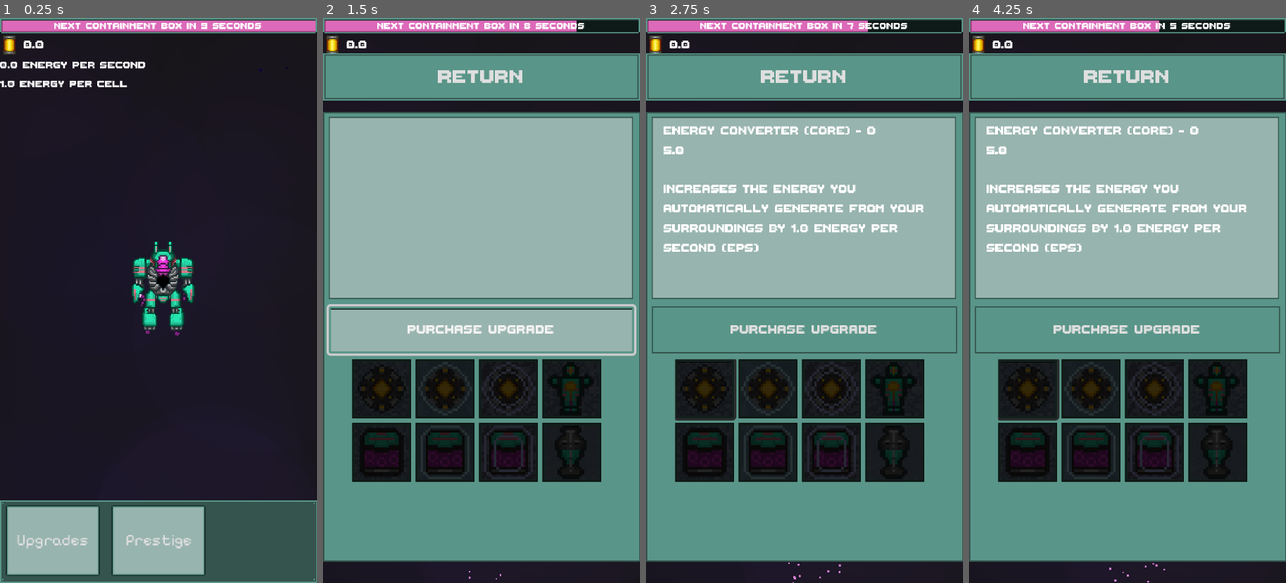
Above: before the commit, frames 1-4 (left to right).
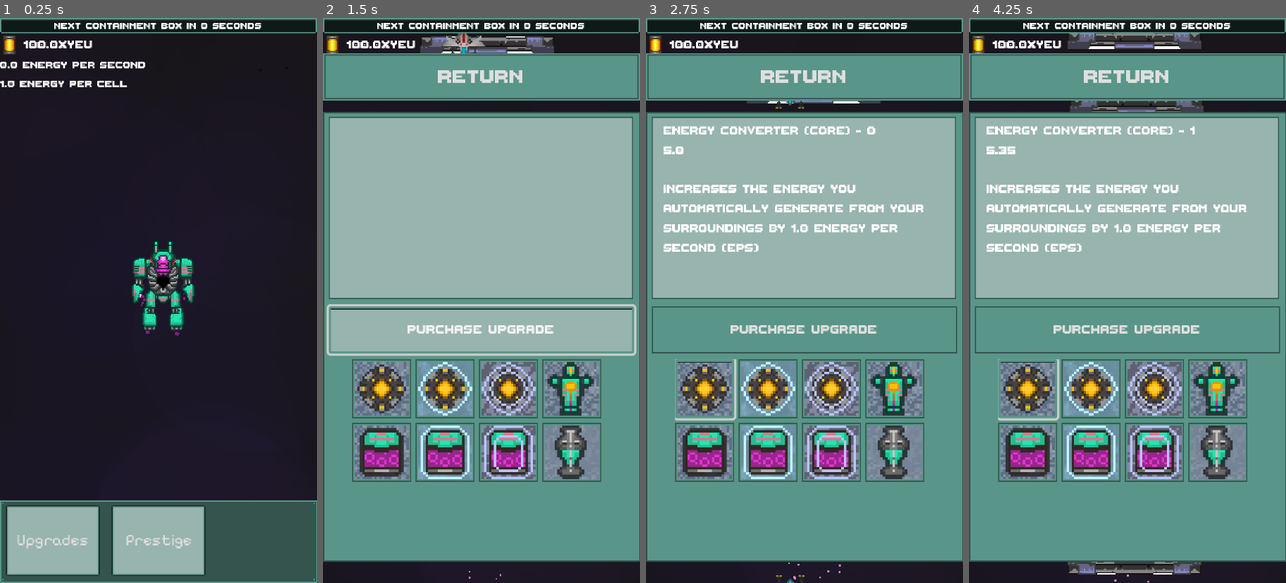
Above: after the commit, the same moments.

Repository: MightyPossum/Kabal-GameJam-2025
Game: Godot game, scene res://assets/scenes/GameScene.tscn
The game is run twice, just before and just after one commit, with the same random seed, the same clock (stepped at 60 frames per second) and the same inputs.
Inputs (mouse positions are in pixels of both pictures, inside the frame that each line leads up to):
- Up to frame 1 (0.25 s): no input
- Up to frame 2 (1.5 s): click "Upgrades" at 0.5 s; click "Purchase Upgrade" at 1.25 s
- Up to frame 3 (2.75 s): click (706, 390) at 2.02 s
- Up to frame 4 (4.25 s): click "Purchase Upgrade" at 2.75 s; click (1029, 390) at 3.52 s

The runs differ from the first frame. In frame 1, 2.1% of the frame differs, in the area x 0-100%, y 0-6%; in frame 2, 18%; in frame 3, 18%; in frame 4, 20%, in the area x 0-88%, y 0-99%.

Commit message:
Fixed auto cannon

Diff:
--- a/assets/scenes/ux.gd
+++ b/assets/scenes/ux.gd
@@ -113,7 +113,7 @@
 		for stat_tier in GLOBAL.STATS.stats[stat_type]:
 			var stat = GLOBAL.STATS.stats[stat_type][stat_tier]
 
-			if stat.is_unlocked:
+			if stat.is_unlocked and not stat.is_maxed_out():
 				var icon : Control = load("uid://v8ap3ght2h0m").instantiate()
 				icon.image_string = "res://assets/art/ux/upgrade_icons/%s_%s.png" % [GLOBAL.STAT_TYPE_NAMES[stat.type], stat.tier]
 				icon.stat = stat
--- a/assets/scripts/GameScene.gd
+++ b/assets/scripts/GameScene.gd
@@ -47,8 +47,8 @@
 		GLOBAL.ENERGY = GLOBAL.ENERGY.plus(GLOBAL.ENERGY_PER_SECOND)
 
 func get_wall_health_for_wave(wave: int) -> Big:
-	# Example idle game scaling: base * (1.15 ^ (wave-1))
-	return Big.times(wall_health_base, Big.new(pow(1.15, wave-1)))
+	# Use Big's own power function for correct mantissa/exponent scaling
+	return Big.times(wall_health_base, Big.new(1.15).power(wave-1))
 
 func spawn_walls():
 	var wall_group : WallGroup = WallGroup.new()
@@ -101,27 +101,27 @@
 	stat = Stat.new(GLOBAL.STAT_TYPE.ENERGY_CONVERTER, 11, 1000000, 1000000, 100, Big.new(6.25, 7), 7, GLOBAL.UNLOCK_METRIC.TOTAL_EPS, Big.new(2.187,6), GLOBAL.VALUE_APPLIED_TO.ENERGY_PER_SECOND, GLOBAL.VALUE_APPLICATION_TYPE.ADDITION, GLOBAL.VALUE_TYPE.NUMBER)
 	GLOBAL.STATS.add_stat(stat)
 	# Energy Collector Upgrades
-	stat = Stat.new(GLOBAL.STAT_TYPE.ENERGY_COLLECTOR, 1, 1, 1, 100, Big.new(10), 7, GLOBAL.UNLOCK_METRIC.ALWAYS_UNLOCKED, Big.new(0), GLOBAL.VALUE_APPLIED_TO.ENERGY_PER_CELL, GLOBAL.VALUE_APPLICATION_TYPE.ADDITION, GLOBAL.VALUE_TYPE.NUMBER)
-	GLOBAL.STATS.add_stat(stat)
-	stat = Stat.new(GLOBAL.STAT_TYPE.ENERGY_COLLECTOR, 2, 5, 5, 100, Big.new(100), 7, GLOBAL.UNLOCK_METRIC.TOTAL_CLICKS, Big.new(10), GLOBAL.VALUE_APPLIED_TO.ENERGY_PER_CELL, GLOBAL.VALUE_APPLICATION_TYPE.ADDITION, GLOBAL.VALUE_TYPE.NUMBER)
-	GLOBAL.STATS.add_stat(stat)
-	stat = Stat.new(GLOBAL.STAT_TYPE.ENERGY_COLLECTOR, 3, 10, 10, 100, Big.new(1000), 7, GLOBAL.UNLOCK_METRIC.TOTAL_CLICKS, Big.new(25), GLOBAL.VALUE_APPLIED_TO.ENERGY_PER_CELL, GLOBAL.VALUE_APPLICATION_TYPE.ADDITION, GLOBAL.VALUE_TYPE.NUMBER)
-	GLOBAL.STATS.add_stat(stat)
-	stat = Stat.new(GLOBAL.STAT_TYPE.ENERGY_COLLECTOR, 4, 25, 25, 100, Big.new(10000), 7, GLOBAL.UNLOCK_METRIC.TOTAL_CLICKS, Big.new(50), GLOBAL.VALUE_APPLIED_TO.ENERGY_PER_CELL, GLOBAL.VALUE_APPLICATION_TYPE.ADDITION, GLOBAL.VALUE_TYPE.NUMBER)
-	GLOBAL.STATS.add_stat(stat)
-	stat = Stat.new(GLOBAL.STAT_TYPE.ENERGY_COLLECTOR, 5, 50, 50, 100, Big.new(100000), 7, GLOBAL.UNLOCK_METRIC.TOTAL_CLICKS, Big.new(100), GLOBAL.VALUE_APPLIED_TO.ENERGY_PER_CELL, GLOBAL.VALUE_APPLICATION_TYPE.ADDITION, GLOBAL.VALUE_TYPE.NUMBER)
-	GLOBAL.STATS.add_stat(stat)
-	stat = Stat.new(GLOBAL.STAT_TYPE.ENERGY_COLLECTOR, 6, 100, 100, 100, Big.new(1,6), 7, GLOBAL.UNLOCK_METRIC.TOTAL_CLICKS, Big.new(250), GLOBAL.VALUE_APPLIED_TO.ENERGY_PER_CELL, GLOBAL.VALUE_APPLICATION_TYPE.ADDITION, GLOBAL.VALUE_TYPE.NUMBER)
-	GLOBAL.STATS.add_stat(stat)
-	stat = Stat.new(GLOBAL.STAT_TYPE.ENERGY_COLLECTOR, 7, 250, 250, 100, Big.new(1,7), 7, GLOBAL.UNLOCK_METRIC.TOTAL_CLICKS, Big.new(750), GLOBAL.VALUE_APPLIED_TO.ENERGY_PER_CELL, GLOBAL.VALUE_APPLICATION_TYPE.ADDITION, GLOBAL.VALUE_TYPE.NUMBER)
-	GLOBAL.STATS.add_stat(stat)
-	stat = Stat.new(GLOBAL.STAT_TYPE.ENERGY_COLLECTOR, 8, 750, 750, 100, Big.new(1,8), 7, GLOBAL.UNLOCK_METRIC.TOTAL_CLICKS, Big.new(1500), GLOBAL.VALUE_APPLIED_TO.ENERGY_PER_CELL, GLOBAL.VALUE_APPLICATION_TYPE.ADDITION, GLOBAL.VALUE_TYPE.NUMBER)
-	GLOBAL.STATS.add_stat(stat)
-	stat = Stat.new(GLOBAL.STAT_TYPE.ENERGY_COLLECTOR, 9, 1500, 1500, 100, Big.new(1,9), 7, GLOBAL.UNLOCK_METRIC.TOTAL_CLICKS, Big.new(5000), GLOBAL.VALUE_APPLIED_TO.ENERGY_PER_CELL, GLOBAL.VALUE_APPLICATION_TYPE.ADDITION, GLOBAL.VALUE_TYPE.NUMBER)
-	GLOBAL.STATS.add_stat(stat)
-	stat = Stat.new(GLOBAL.STAT_TYPE.ENERGY_COLLECTOR, 10, 5000, 5000, 100, Big.new(1,10), 7, GLOBAL.UNLOCK_METRIC.TOTAL_CLICKS, Big.new(10000), GLOBAL.VALUE_APPLIED_TO.ENERGY_PER_CELL, GLOBAL.VALUE_APPLICATION_TYPE.ADDITION, GLOBAL.VALUE_TYPE.NUMBER)
-	GLOBAL.STATS.add_stat(stat)
-	stat = Stat.new(GLOBAL.STAT_TYPE.ENERGY_COLLECTOR, 11, 10000, 10000, 100, Big.new(1,11), 7, GLOBAL.UNLOCK_METRIC.TOTAL_CLICKS, Big.new(25000), GLOBAL.VALUE_APPLIED_TO.ENERGY_PER_CELL, GLOBAL.VALUE_APPLICATION_TYPE.ADDITION, GLOBAL.VALUE_TYPE.NUMBER)
+	stat = Stat.new(GLOBAL.STAT_TYPE.ENERGY_COLLECTOR, 1, 10, 10, 100, Big.new(10), 7, GLOBAL.UNLOCK_METRIC.ALWAYS_UNLOCKED, Big.new(0), GLOBAL.VALUE_APPLIED_TO.ENERGY_PER_CELL, GLOBAL.VALUE_APPLICATION_TYPE.ADDITION, GLOBAL.VALUE_TYPE.NUMBER)
+	GLOBAL.STATS.add_stat(stat)
+	stat = Stat.new(GLOBAL.STAT_TYPE.ENERGY_COLLECTOR, 2, 50, 50, 100, Big.new(100), 7, GLOBAL.UNLOCK_METRIC.TOTAL_CLICKS, Big.new(10), GLOBAL.VALUE_APPLIED_TO.ENERGY_PER_CELL, GLOBAL.VALUE_APPLICATION_TYPE.ADDITION, GLOBAL.VALUE_TYPE.NUMBER)
+	GLOBAL.STATS.add_stat(stat)
+	stat = Stat.new(GLOBAL.STAT_TYPE.ENERGY_COLLECTOR, 3, 100, 100, 100, Big.new(1000), 7, GLOBAL.UNLOCK_METRIC.TOTAL_CLICKS, Big.new(25), GLOBAL.VALUE_APPLIED_TO.ENERGY_PER_CELL, GLOBAL.VALUE_APPLICATION_TYPE.ADDITION, GLOBAL.VALUE_TYPE.NUMBER)
+	GLOBAL.STATS.add_stat(stat)
+	stat = Stat.new(GLOBAL.STAT_TYPE.ENERGY_COLLECTOR, 4, 250, 250, 100, Big.new(10000), 7, GLOBAL.UNLOCK_METRIC.TOTAL_CLICKS, Big.new(50), GLOBAL.VALUE_APPLIED_TO.ENERGY_PER_CELL, GLOBAL.VALUE_APPLICATION_TYPE.ADDITION, GLOBAL.VALUE_TYPE.NUMBER)
+	GLOBAL.STATS.add_stat(stat)
+	stat = Stat.new(GLOBAL.STAT_TYPE.ENERGY_COLLECTOR, 5, 500, 500, 100, Big.new(100000), 7, GLOBAL.UNLOCK_METRIC.TOTAL_CLICKS, Big.new(100), GLOBAL.VALUE_APPLIED_TO.ENERGY_PER_CELL, GLOBAL.VALUE_APPLICATION_TYPE.ADDITION, GLOBAL.VALUE_TYPE.NUMBER)
+	GLOBAL.STATS.add_stat(stat)
+	stat = Stat.new(GLOBAL.STAT_TYPE.ENERGY_COLLECTOR, 6, 1000, 1000, 100, Big.new(1,6), 7, GLOBAL.UNLOCK_METRIC.TOTAL_CLICKS, Big.new(250), GLOBAL.VALUE_APPLIED_TO.ENERGY_PER_CELL, GLOBAL.VALUE_APPLICATION_TYPE.ADDITION, GLOBAL.VALUE_TYPE.NUMBER)
+	GLOBAL.STATS.add_stat(stat)
+	stat = Stat.new(GLOBAL.STAT_TYPE.ENERGY_COLLECTOR, 7, 2500, 2500, 100, Big.new(1,7), 7, GLOBAL.UNLOCK_METRIC.TOTAL_CLICKS, Big.new(750), GLOBAL.VALUE_APPLIED_TO.ENERGY_PER_CELL, GLOBAL.VALUE_APPLICATION_TYPE.ADDITION, GLOBAL.VALUE_TYPE.NUMBER)
+	GLOBAL.STATS.add_stat(stat)
+	stat = Stat.new(GLOBAL.STAT_TYPE.ENERGY_COLLECTOR, 8, 7500, 7500, 100, Big.new(1,8), 7, GLOBAL.UNLOCK_METRIC.TOTAL_CLICKS, Big.new(1500), GLOBAL.VALUE_APPLIED_TO.ENERGY_PER_CELL, GLOBAL.VALUE_APPLICATION_TYPE.ADDITION, GLOBAL.VALUE_TYPE.NUMBER)
+	GLOBAL.STATS.add_stat(stat)
+	stat = Stat.new(GLOBAL.STAT_TYPE.ENERGY_COLLECTOR, 9, 15000, 15000, 100, Big.new(1,9), 7, GLOBAL.UNLOCK_METRIC.TOTAL_CLICKS, Big.new(5000), GLOBAL.VALUE_APPLIED_TO.ENERGY_PER_CELL, GLOBAL.VALUE_APPLICATION_TYPE.ADDITION, GLOBAL.VALUE_TYPE.NUMBER)
+	GLOBAL.STATS.add_stat(stat)
+	stat = Stat.new(GLOBAL.STAT_TYPE.ENERGY_COLLECTOR, 10, 50000, 50000, 100, Big.new(1,10), 7, GLOBAL.UNLOCK_METRIC.TOTAL_CLICKS, Big.new(10000), GLOBAL.VALUE_APPLIED_TO.ENERGY_PER_CELL, GLOBAL.VALUE_APPLICATION_TYPE.ADDITION, GLOBAL.VALUE_TYPE.NUMBER)
+	GLOBAL.STATS.add_stat(stat)
+	stat = Stat.new(GLOBAL.STAT_TYPE.ENERGY_COLLECTOR, 11, 100000, 100000, 100, Big.new(1,11), 7, GLOBAL.UNLOCK_METRIC.TOTAL_CLICKS, Big.new(25000), GLOBAL.VALUE_APPLIED_TO.ENERGY_PER_CELL, GLOBAL.VALUE_APPLICATION_TYPE.ADDITION, GLOBAL.VALUE_TYPE.NUMBER)
 	GLOBAL.STATS.add_stat(stat)
 	# Energy Vault Upgrades
 	stat = Stat.new(GLOBAL.STAT_TYPE.ENERGY_VAULT, 1, 1, 1, 100, Big.new(1000), 7, GLOBAL.UNLOCK_METRIC.TOTAL_LIFETIME_COINS_GATHERED, Big.new(10000), GLOBAL.VALUE_APPLIED_TO.ENERGY_GLOBAL_INCREASE, GLOBAL.VALUE_APPLICATION_TYPE.ADDITION, GLOBAL.VALUE_TYPE.NUMBER)
--- a/assets/scripts/globalvariables.gd
+++ b/assets/scripts/globalvariables.gd
@@ -72,7 +72,7 @@
 var UX : Control = null
 var MECH : Node2D = null
 
-var ENERGY : Big = Big.new(0)
+var ENERGY : Big = Big.new(1,1316561)
 var ENERGY_STRING : String:
 	get:
 		return ENERGY.toAA()
@@ -85,7 +85,7 @@
 var TOTAL_LIFETIME_COINS_GATHERED : Big = Big.new(0)
 var MANUAL_SHOTS : Big = Big.new(0)
 
-var WAVE_TIME : float = 10.0
+var WAVE_TIME : float = 0.50
 var WAVE_NUMBER : int = 1
 
 var ENERGY_PER_SECOND : Big = Big.new(0):
@@ -125,7 +125,7 @@
 		return get_current_value(CANNON_SHOOT_RATE_DICTIONARY, "cannon_shoot_rate")
 
 var CANNON_SHOOT_RATE_DICTIONARY : Dictionary = {
-	VALUE_APPLICATION_TYPE.BASE: Big.new(1),
+	VALUE_APPLICATION_TYPE.BASE: Big.new(0),
 }
 
 var PROJECTILE_AMOUNT : Big = Big.new(1):
--- a/assets/scripts/mech.gd
+++ b/assets/scripts/mech.gd
@@ -14,6 +14,9 @@
 var float_direction: Vector2
 var time_passed: float = 0.0
 
+var auto_cannon_enabled: bool = false  # Flag to control auto cannon firing
+var auto_cannon_initialized: bool = false  # Flag to ensure cannon is initialized only once
+
 func _ready():
 	# Enable input processing for mouse clicks
 	set_process_input(true)
@@ -31,9 +34,6 @@
 
 	# Set up absorption timer
 	_setup_absorption_timer()
-
-	# Set up auto cannon timer
-	_setup_cannon_timer()
 
 func _process(delta: float) -> void:
 	time_passed += delta
@@ -57,10 +57,16 @@
 			absorption_timer.wait_time = new_interval
 
 	# Update cannon timer interval if it exists and CANNON_SHOOT_RATE has changed
-	if cannon_timer:
-		var new_cannon_interval = _calculate_cannon_interval()
-		if abs(cannon_timer.wait_time - new_cannon_interval) > 0.1:  # Only update if significant change
-			cannon_timer.wait_time = new_cannon_interval
+	#if cannon_timer:
+	#	var new_cannon_interval : float = _calculate_cannon_interval()
+	#	if abs(cannon_timer.wait_time - new_cannon_interval) > 0.1:  # Only update if significant change
+	#		cannon_timer.wait_time = new_cannon_interval
+	if not auto_cannon_enabled:
+		if GLOBAL.CANNON_SHOOT_RATE.isGreaterThan(0):
+			# Enable auto cannon firing if the shoot rate is greater than 0
+			auto_cannon_enabled = true
+
+
 
 func _spawn_projectile():
 	if projectile_scene:
@@ -92,6 +98,7 @@
 
 func _fire_single_projectile():
 	if projectile_scene:
+		GLOBAL.MANUAL_SHOTS = GLOBAL.MANUAL_SHOTS.plus(1)
 		var projectile = projectile_scene.instantiate()
 
 		# Set spawn position (relative to mech position)
@@ -110,6 +117,11 @@
 			var mech_rect = Rect2(global_position - Vector2(32, 32), Vector2(64, 64))  # Adjust size as needed
 			if mech_rect.has_point(mouse_pos):
 				GLOBAL.MANUAL_SHOTS.plus(1)
+				if not auto_cannon_initialized:
+					# Initialize the auto cannon shooting if not already done
+					auto_cannon_initialized = true
+					shoot_autocannon()  # Start the auto cannon shooting process
+
 				_spawn_projectile()
 
 func increase_cannon_damage(amount: Big):
@@ -124,29 +136,31 @@
 	absorption_timer.autostart = true
 	add_child(absorption_timer)
 
-func _setup_cannon_timer():
-	cannon_timer = Timer.new()
-	cannon_timer.wait_time = _calculate_cannon_interval()
-	cannon_timer.timeout.connect(_on_cannon_timer_timeout)
-	cannon_timer.autostart = true
-	add_child(cannon_timer)
+func shoot_autocannon():
+	var cannon_interval : float = _calculate_cannon_interval()
+	print("Cannon interval: " + str(cannon_interval))
+	await get_tree().create_timer(cannon_interval).timeout
+	if auto_cannon_enabled:
+		_spawn_projectile()
+	shoot_autocannon() # Recursively call to keep shooting at intervals
 
 func _calculate_cannon_interval() -> float:
 	# CANNON_SHOOT_RATE is the timer interval in seconds
-	var cannon_rate = GLOBAL.CANNON_SHOOT_RATE.mantissa * GLOBAL.ATTACK_SPEED.exponent
+
+	var attack_speed_stat : Stat = GLOBAL.STATS.stats[GLOBAL.STAT_TYPE.VELOCITY_AMPLIFIER][GLOBAL.STAT_TIER.CORE]
+	var attack_speed : float
+	if attack_speed_stat.level == 0:
+		attack_speed = 1
+	else:
+		attack_speed = 1*pow(1-(attack_speed_stat.value_increase_per_level/100), attack_speed_stat.level)
+
+	var cannon_rate : Big = GLOBAL.CANNON_SHOOT_RATE.multiply(attack_speed)
 
 	# If cannon shoot rate is 0 or very low, set a very long interval (effectively disabled)
-	if cannon_rate <= 0:
-		return 999999.0  # Very long interval when cannon shoot rate is 0
-
-	return cannon_rate
-
-func _on_cannon_timer_timeout():
-	# Auto-shoot when timer triggers
-	_spawn_projectile()
-
-	# Update timer interval based on current cannon shoot rate
-	cannon_timer.wait_time = _calculate_cannon_interval()
+	if cannon_rate.isLessThanOrEqualTo(0):
+		return 1.0
+
+	return cannon_rate.toFloat()	# Convert Big to float for timer interval
 
 func _calculate_absorption_interval() -> float:
 	# MECH_ABSORPTION is already the timer interval in seconds
--- a/assets/scripts/stat.gd
+++ b/assets/scripts/stat.gd
@@ -93,10 +93,13 @@
 		GLOBAL.VALUE_APPLIED_TO.MECH_ABSORPTION:
 			GLOBAL.MECH_ABSORPTION_DICTIONARY[self] = Big.new(Big.new(base_value).multiply(level))
 		GLOBAL.VALUE_APPLIED_TO.CANNON_SHOOT_RATE:
-			GLOBAL.CANNON_SHOOT_RATE_DICTIONARY[self] = Big.new(Big.new(base_value).multiply(level))
+			GLOBAL.CANNON_SHOOT_RATE_DICTIONARY[self] = Big.new(1)
 		GLOBAL.VALUE_APPLIED_TO.PROJECTILE_AMOUNT:
 			GLOBAL.PROJECTILE_AMOUNT_DICTIONARY[self] = Big.new(Big.new(base_value).multiply(level))
 		GLOBAL.VALUE_APPLIED_TO.ATTACK_SPEED:
 			GLOBAL.ATTACK_SPEED_DICTIONARY[self] = Big.new(Big.new(base_value).multiply(level))
 		GLOBAL.VALUE_APPLIED_TO.MAIN_CANNON_DAMAGE:
 			GLOBAL.CURRENT_DAMAGE_CANNON_DICTIONARY[self] = Big.new(Big.new(base_value).multiply(level))
+
+func is_maxed_out() -> bool:
+	return level >= max_level
--- a/assets/scripts/wall_group.gd
+++ b/assets/scripts/wall_group.gd
@@ -27,9 +27,7 @@
 		wall.queue_free()
 
 func got_hit(damage : Big) -> void:
-	print(walls_health.toString() + " got hit with " + damage.toString())
+
 	walls_health = walls_health.minus(damage)
-	print(walls_health.toString() + " remaining health")
-	print("walls health is less than or equal to 0: " + str(walls_health.isLessThanOrEqualTo(Big.new(0))))
 	if walls_health.isLessThanOrEqualTo(0):
 		destroy_walls()
